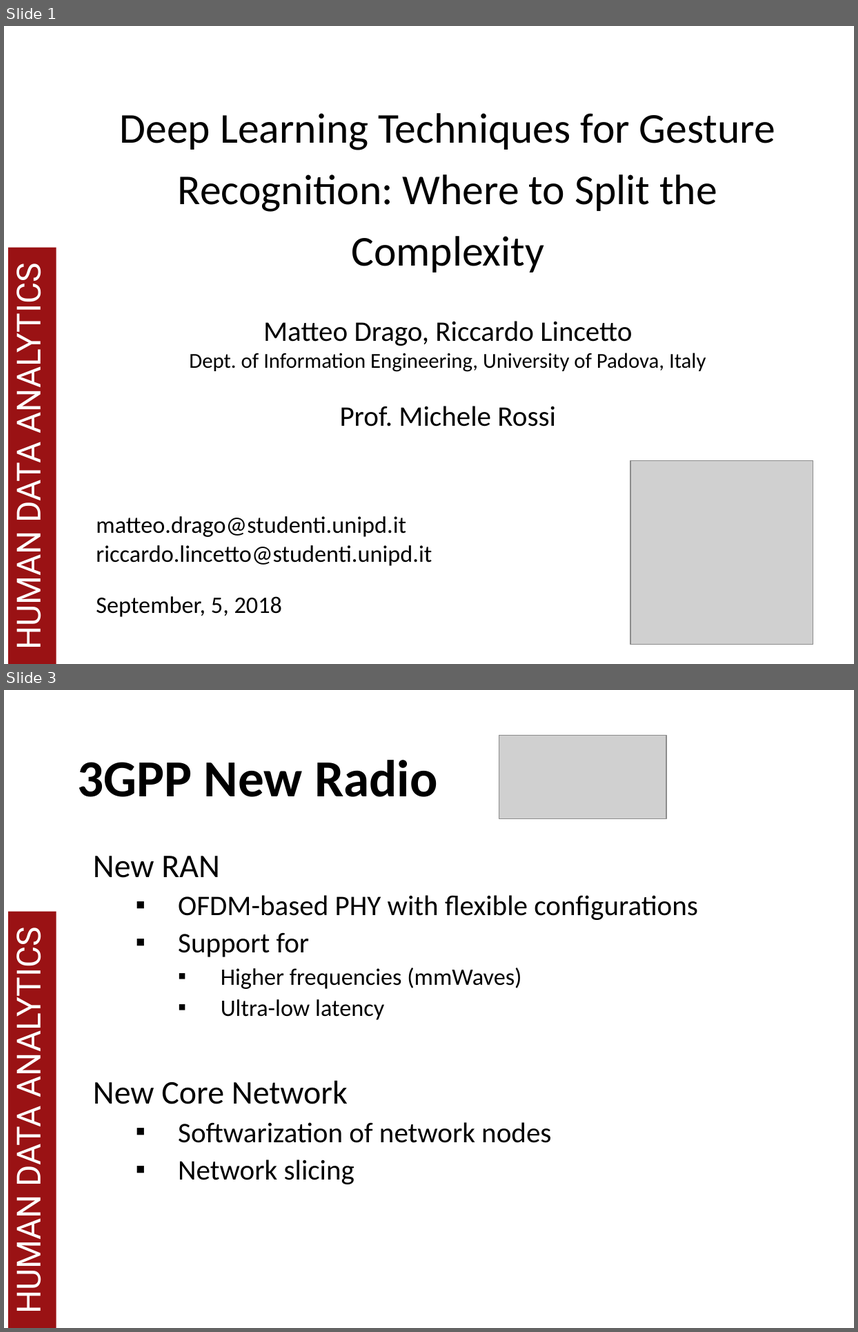
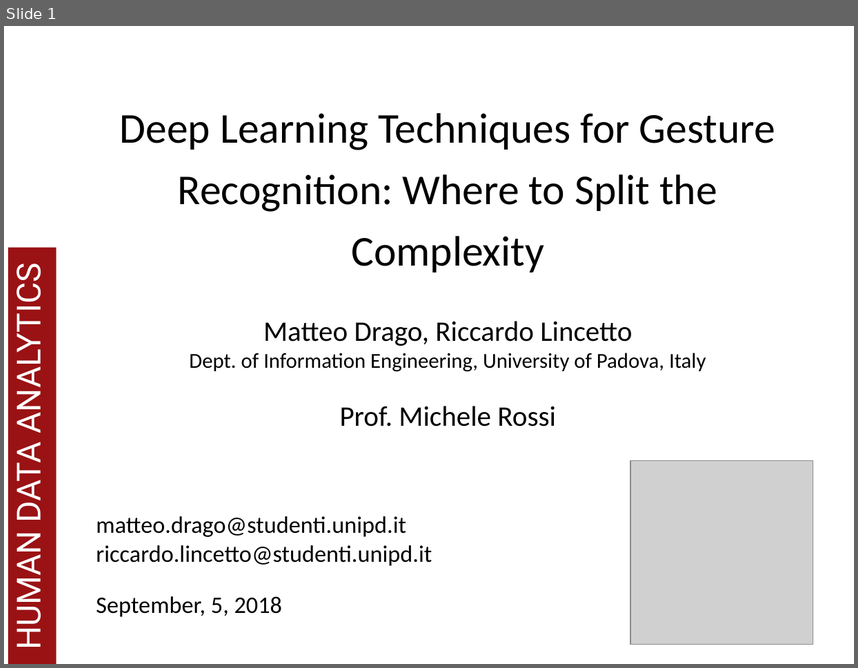
Before and after one commit to MatteoDrago/hda-project, a slide deck: presentation/HDA 2018.pptx. Shown one above the other, each under a label of ours: slides 1 and 3 before the commit, slide 1 after it; the slides between them are not shown. The pictures are 858x1332 and 858x668 pixels, drawn with LibreOffice and Linux fonts; fonts in the diff are those of the drawing; grey boxes stand for pictures; background and template pictures are left out. Boxes give left, top, right and bottom in pixels: in the first picture for what was removed or moved away, otherwise in the second. Text is boxed around its words. In the diff, an @@ line names an element or a change of style, - is before the commit and + after.

```diff
--- a/presentation/HDA 2018.pptx
+++ b/presentation/HDA 2018.pptx
@@ slide 3 removed at bbox=[4, 690, 854, 1328], background #FFFFFF; not listed: 2 template elements that a slide beside it also shows @@
@@ picture removed at bbox=[499, 735, 667, 818] @@
@@ title removed at bbox=[78, 760, 438, 797] @@
-3GPP New Radio
@@ text removed at bbox=[93, 856, 698, 1020] @@
-New RAN
-  ▪ OFDM-based PHY with flexible configurations
-  ▪ Support for
-    ▪ Higher frequencies (mmWaves)
-    ▪ Ultra-low latency
@@ text removed at bbox=[93, 1080, 551, 1184] @@
-New Core Network
-  ▪ Softwarization of network nodes
-  ▪ Network slicing
```
Also in this commit, not shown: 1 slide changed, 6 slides added, 15 other slides removed, 6 other files.
